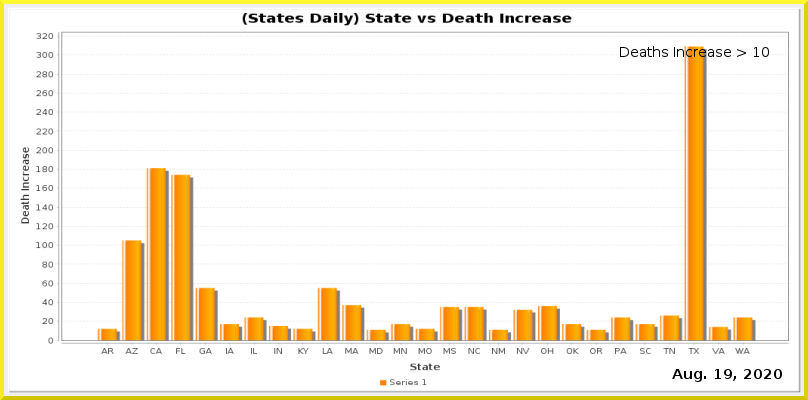
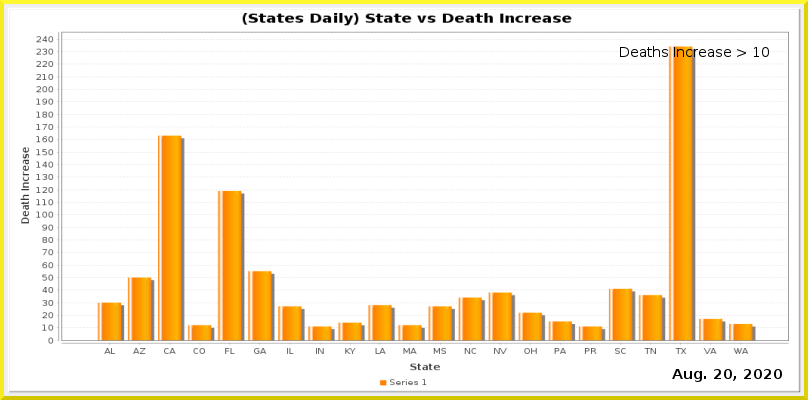
Comparing the layer stacks of the two w=808, h=400 images. Changes:
painted on "Current Date" over [714, 369, 732, 379]
painted on "Date_vs_TestIncrease.png" over [36, 33, 789, 354]
